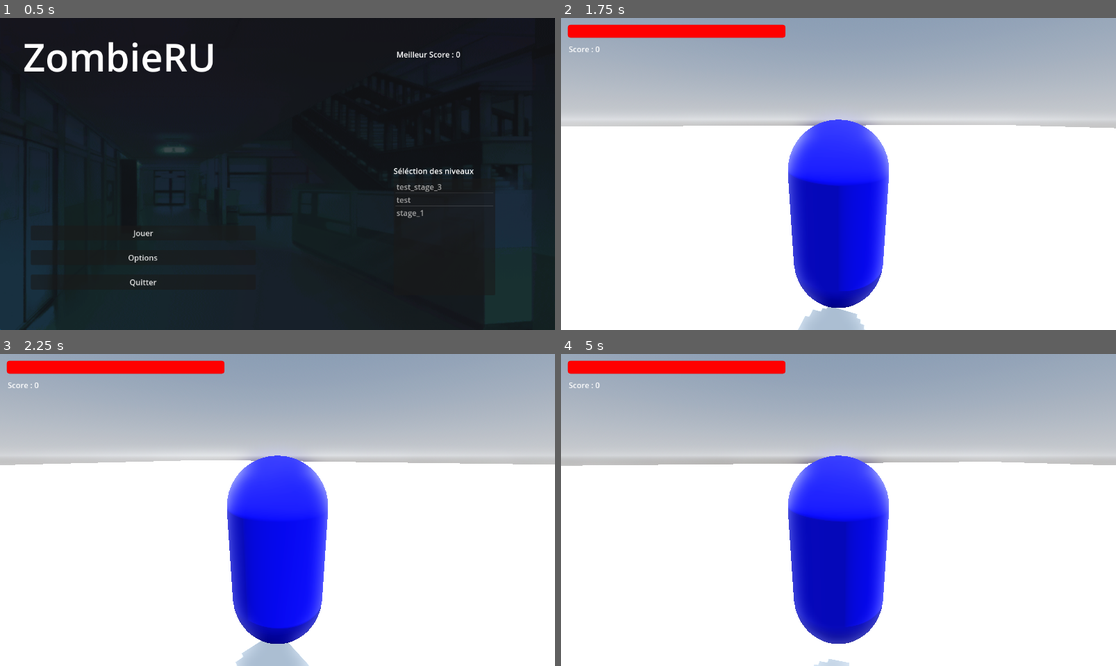
Above: before the commit, frames 1-4 (two rows, left to right).
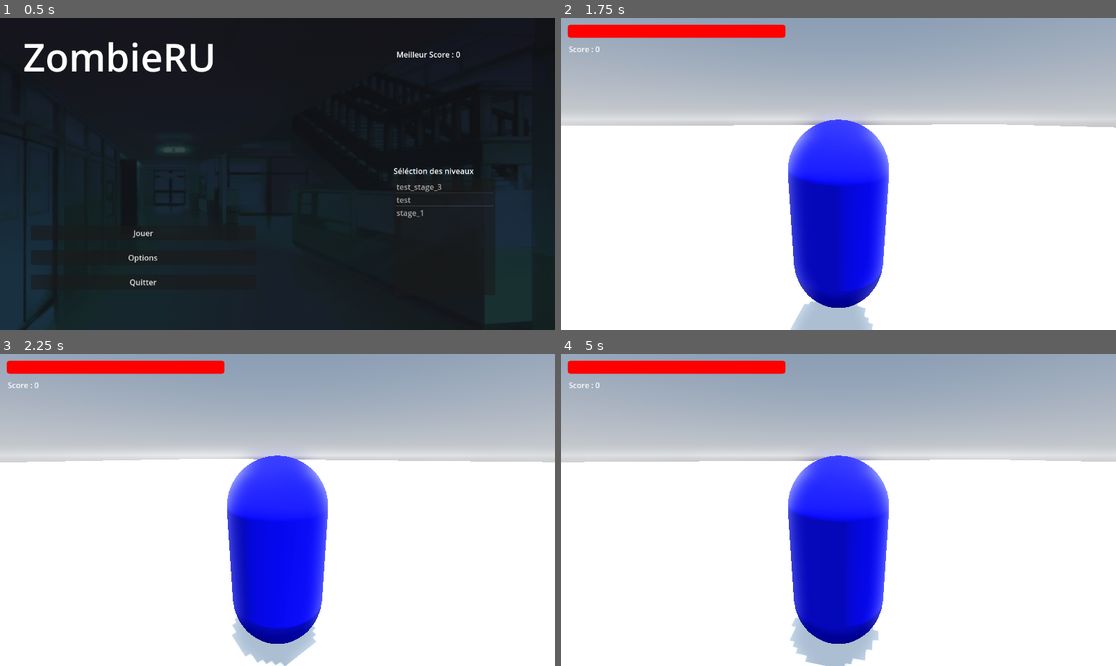
Above: after the commit, the same moments.

Repository: HM22-code/projet-MCG
Game: Godot game, scene res://menus/main_menu/main_menu.tscn
Same seed, same stepped clock (60 frames per second), same inputs: the game is played once before the commit and once after it.
Inputs (mouse positions are in pixels of both pictures, inside the frame that each line leads up to):
- Up to frame 1 (0.5 s): no input
- Up to frame 2 (1.75 s): click "Jouer" at 0.5 s; tap Enter at 1.25 s; move the mouse to (866, 174) at 1.27 s; hold W (haut) from 1.28 s (still down); tap Space (saut) at 1.52 s
- Up to frame 3 (2.25 s): keep holding W (haut); move the mouse to (249, 510) at 2.02 s
- Up to frame 4 (5 s): keep holding W (haut); tap Space (saut) at 2.27, 3.5, 3.77, 4.52 s; move the mouse to (849, 503) at 2.77 s; move the mouse to (832, 516) at 3.52 s; move the mouse to (877, 513) at 4.27 s

Frame 1 is identical in both runs. In frame 2, 0.5% of the frame differs, in the area x 0-100%, y 34-100%; in frame 3, 1.4%; in frame 4, 2.3%, in the area x 0-100%, y 33-100%.

Commit message:
quelques modifications dans player

Diff:
--- a/entities/player/player.gd
+++ b/entities/player/player.gd
@@ -1,11 +1,12 @@
 class_name Player
 extends CharacterBody3D
 
-
 const HP_MAX = 100.0
 
-var SPEED = 5.0
-var JUMP_VELOCITY = 4.5
+@export var SPEED = 5.0
+@export var JUMP_VELOCITY = 4.5
+@export var GRAVITY = 20.0
+
 var hp = HP_MAX
 
 @onready var score_label: Label = $Camera3D/CanvasLayer/ScoreLabel
@@ -14,9 +15,10 @@
 func _physics_process(delta: float) -> void:
 	# Gravité
 	if not is_on_floor():
-		velocity += get_gravity() * delta
+		velocity.y -= GRAVITY * delta
 	# Mise à jour affichage pour le joueur
 	# TODO : à modifier avec les signaux pour éviter une mis à jour à chaque frame
+
 	update_score_label()
 	update_hp_bar()
 	# Saut
